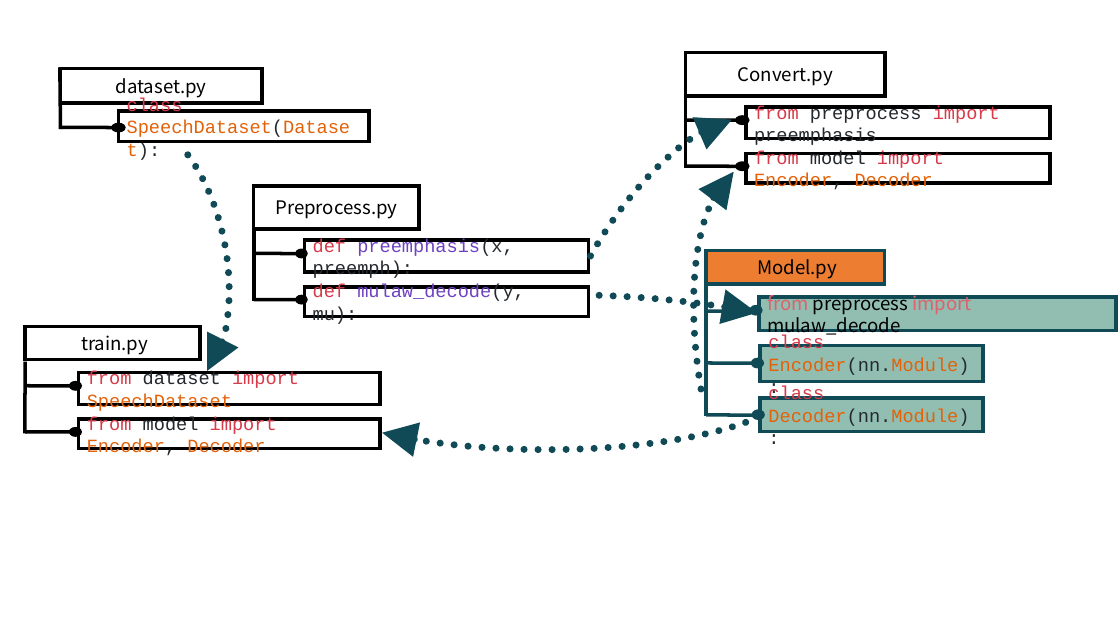
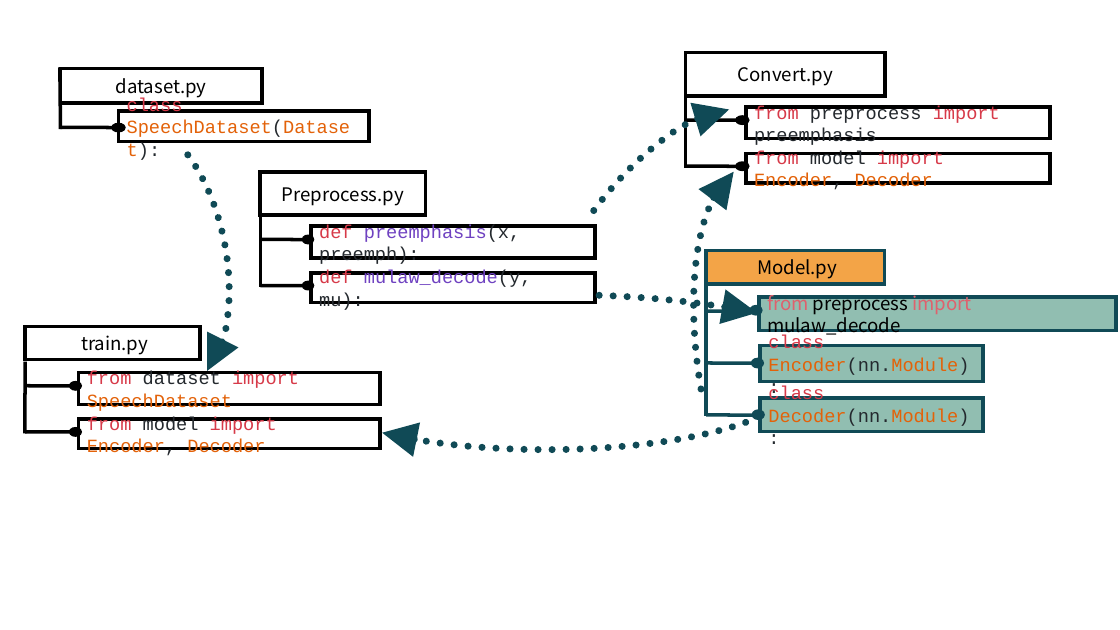
Before and after one commit to Ohrotan/Tedbear-zerospeech, a slide deck: slide 1 of ZeroSpeech_architecture.pptx. Drawn at 1120x630 pixels with LibreOffice and Linux fonts; fonts in the diff are those of the drawing. Boxes give left, top, right and bottom in pixels: in the first picture for what was removed or moved away, otherwise in the second. Text is boxed around its words. In the diff, an @@ line names an element or a change of style, - is before the commit and + after.

```diff
--- a/ZeroSpeech_architecture.pptx
+++ b/ZeroSpeech_architecture.pptx
@@ arc (boxed as its full ellipse) at bbox=[494, 72, 817, 432]: proportions changed; rotation 124 to 127 degrees @@
@@ rectangle "Model.py" at bbox=[706, 250, 884, 284]: fill #ED7D31 to #F3A447 @@
@@ 3 rectangles, 3 lines, 2 ellipses: place and size @@
-3 rectangles, 3 lines, 2 ellipses at bbox=[254, 186, 588, 316]
+3 rectangles, 3 lines, 2 ellipses at bbox=[260, 172, 595, 302]
```
Also in this commit, not shown: 1 other slide changed, 5 slides added, 1 slide removed, 1 other file.
